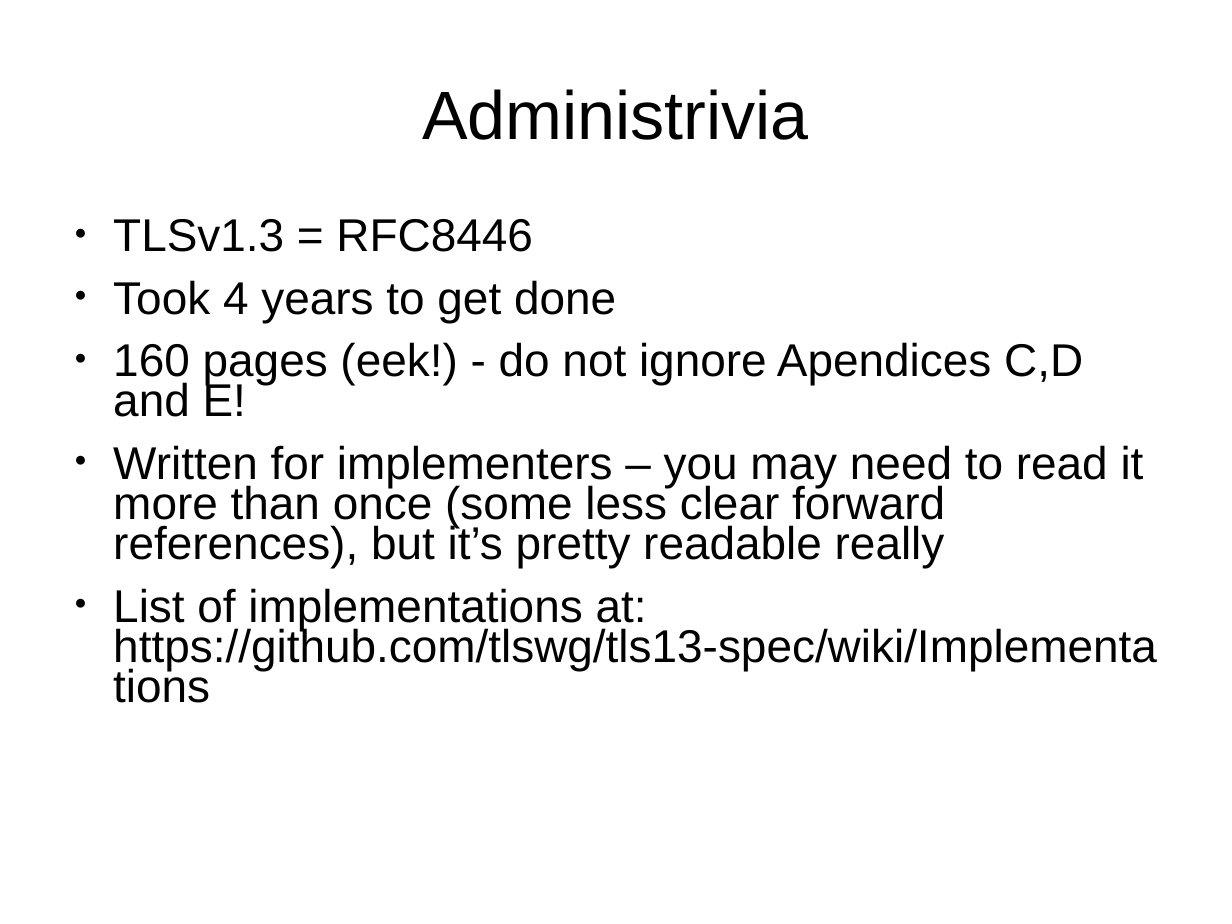
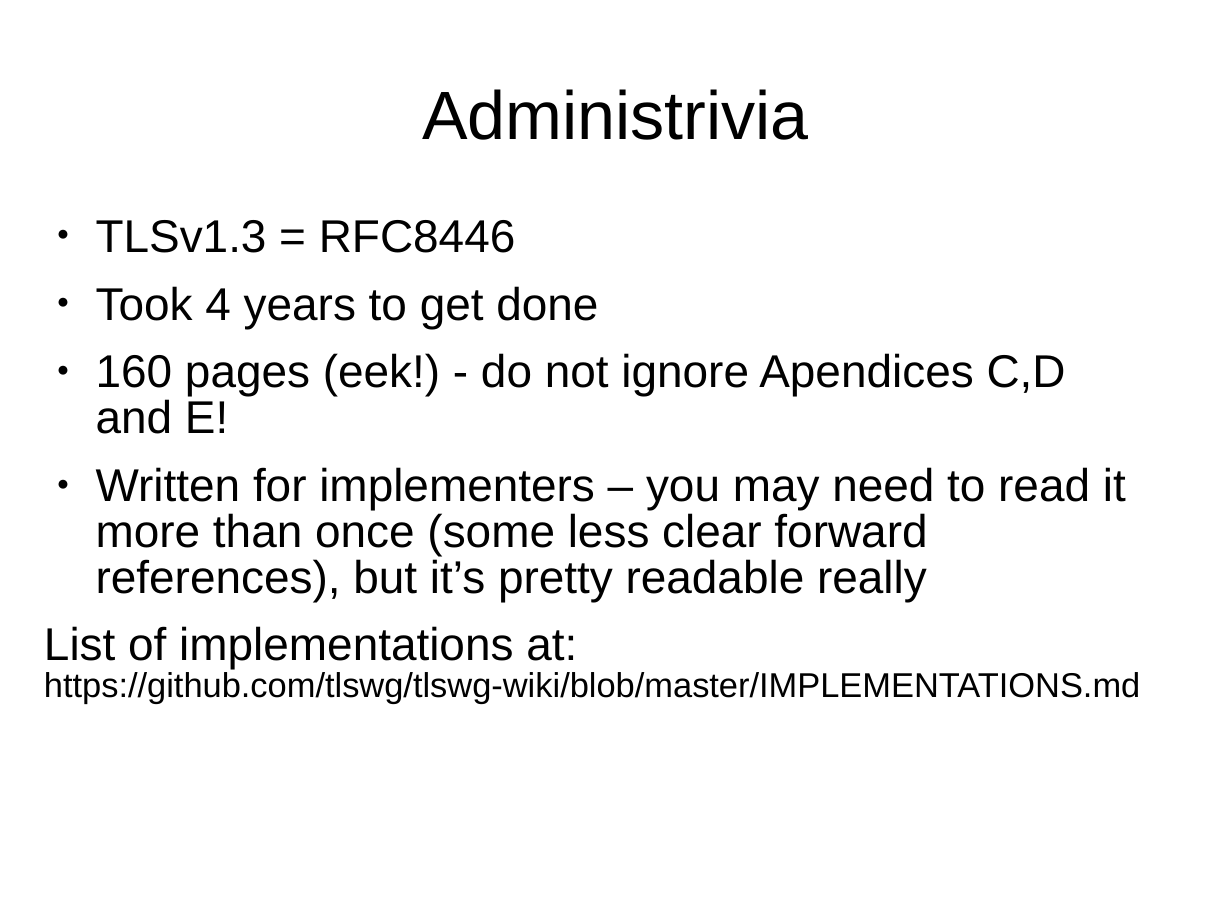
Before and after one commit to sftcd/cs7053, a slide deck: slide 3 of 2016lectures/07-tls13.ppt. Drawn at 1232x924 pixels with LibreOffice and Linux fonts; fonts in the diff are those of the drawing. Boxes give left, top, right and bottom in pixels: in the first picture for what was removed or moved away, otherwise in the second. Text is boxed around its words. In the diff, an @@ line names an element or a change of style, - is before the commit and + after.

```diff
--- a/2016lectures/07-tls13.ppt
+++ b/2016lectures/07-tls13.ppt
@@ text "TLSv1.3 = RFC8446": place and size @@
-text "TLSv1.3 = RFC8446" at (113,219,1157,671)
+text "TLSv1.3 = RFC8446" at (44,220,1140,703)
@@ text at (96,220,1126,602): line spacing 0.73 to 0.83 @@
@@ text at (44,626,1140,703): text changed; size 29.6 to 22.2 pt @@
-● List of implementations at:
-  https://github.com/tlswg/tls13-spec/wiki/Implementations
+List of implementations at:
+https://github.com/tlswg/tlswg-wiki/blob/master/IMPLEMENTATIONS.md
```
Also in this commit, not shown: 1 other slide changed, 2 other files.
